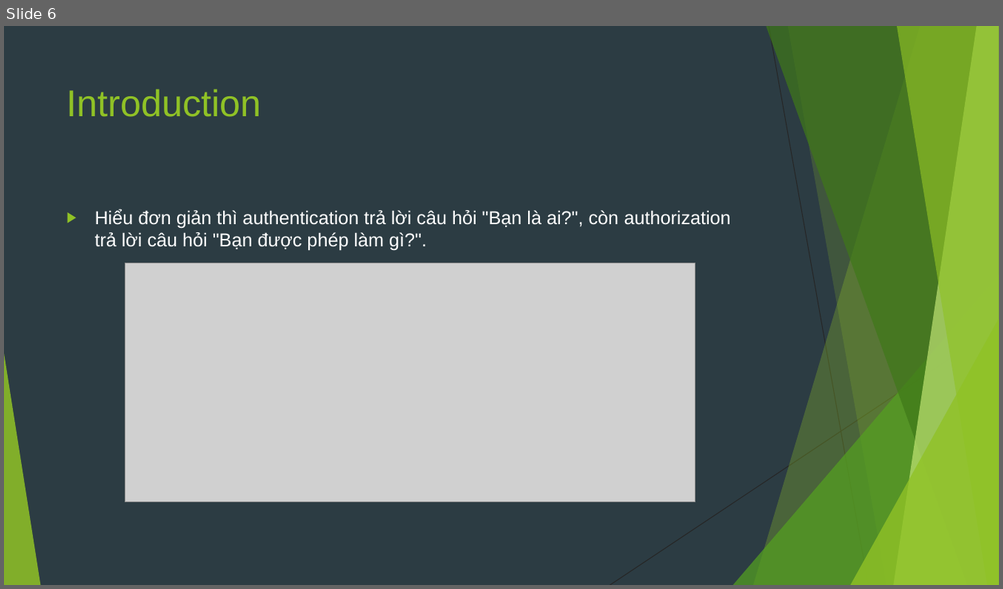
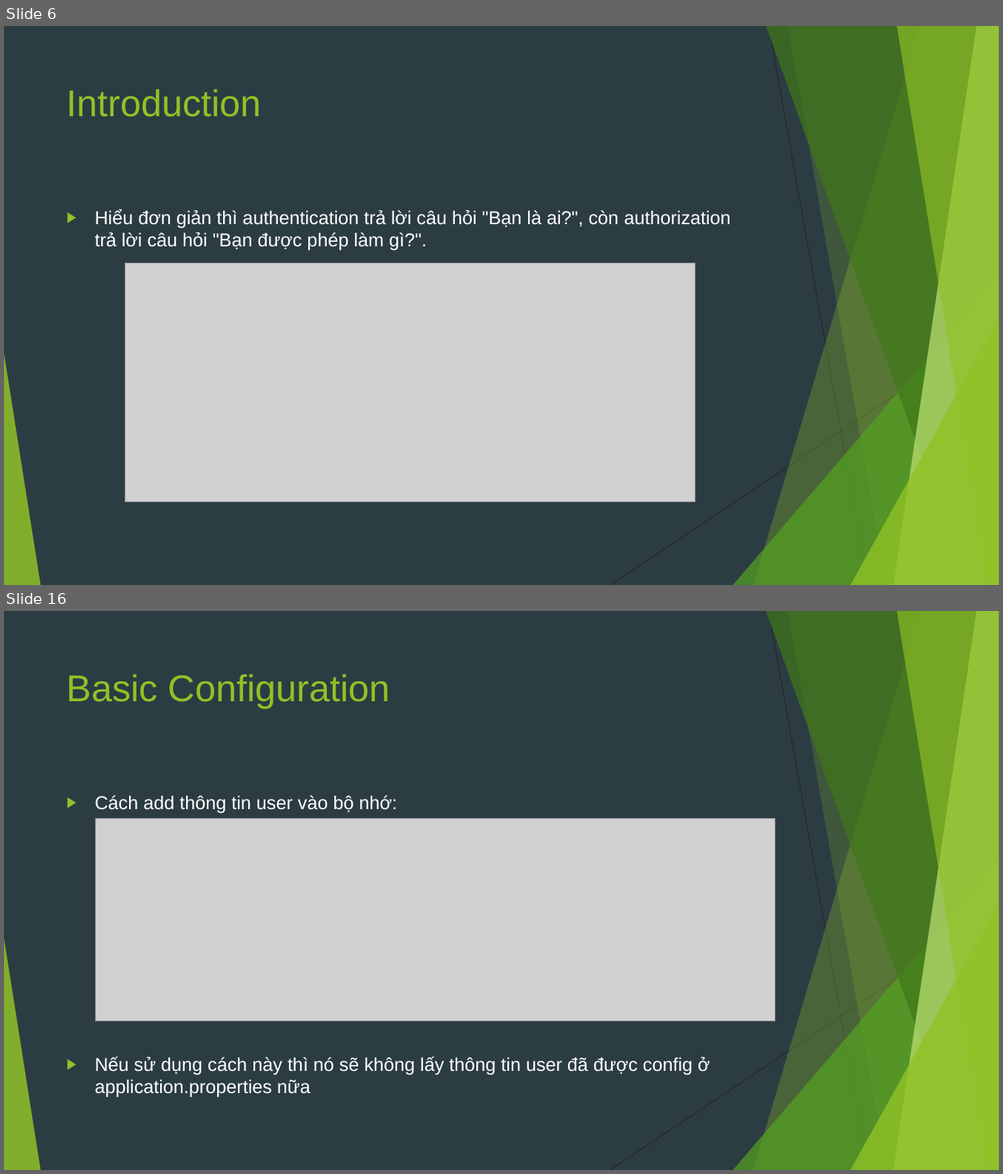
Before and after one commit to sobbingwind/SpringBoot, a slide deck: 09.Spring Security.pptx. Shown one above the other, each under a label of ours: slide 6 before the commit, slides 6 and 16 after it; the slides between them are not shown. The pictures are 1003x589 and 1003x1174 pixels, drawn with LibreOffice and Linux fonts; fonts in the diff are those of the drawing; grey boxes stand for pictures. Boxes give left, top, right and bottom in pixels: in the first picture for what was removed or moved away, otherwise in the second. Text is boxed around its words. In the diff, an @@ line names an element or a change of style, - is before the commit and + after.

```diff
--- a/09.Spring Security.pptx
+++ b/09.Spring Security.pptx
@@ slide 16 added at bbox=[4, 611, 999, 1170], background #2C3C43; not listed: 10 template elements that a slide beside it also shows @@
@@ title added at bbox=[67, 674, 390, 709], 36 pt, text #90C226 @@
+Basic Configuration
@@ text added at bbox=[95, 795, 710, 1098], 18 pt, text #FFFFFF @@
+▶ Cách add thông tin user vào bộ nhớ:
+▶ Nếu sử dụng cách này thì nó sẽ không lấy thông tin user đã được config ở application.properties nữa
@@ picture added at bbox=[96, 818, 776, 1022] @@
```
Also in this commit, not shown: 4 slides changed, 17 other slides added, 6 slides removed.
